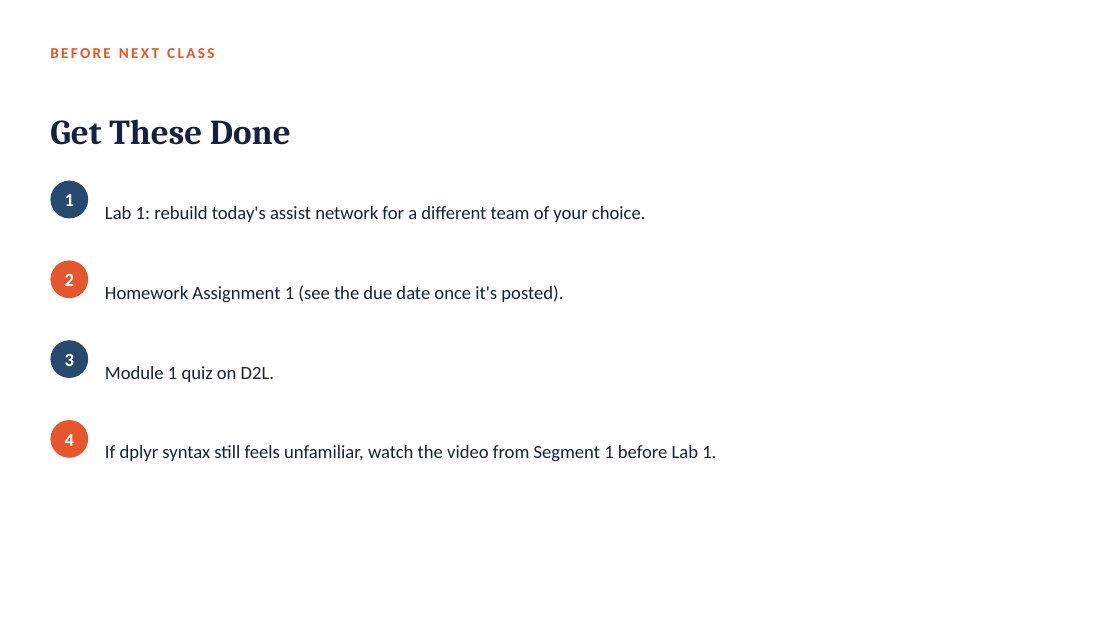
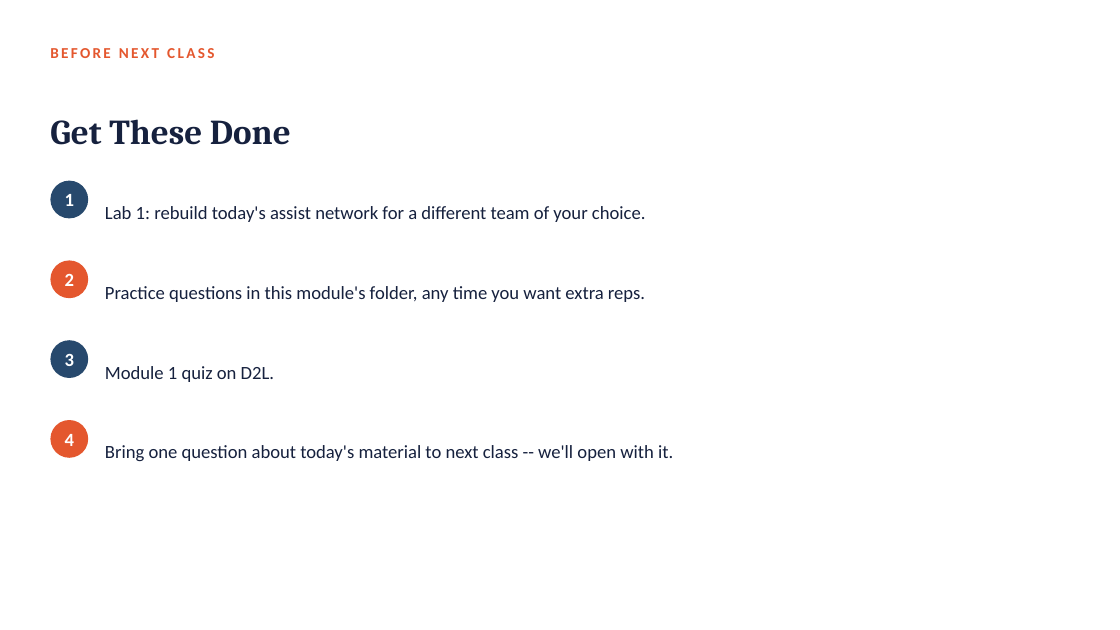
Before and after one commit to fmurital/Teaching-Curriculum, a slide deck: slide 34 of Sports-Analytics-Graduate/01_Getting_Started_with_Advanced_Basketball_Analytics/Lecture_Slides/Module01_Getting_Started_with_Advanced_Basketball_Analytics.pptx (slide 37 before the commit). Drawn at 1120x630 pixels with LibreOffice and Linux fonts; fonts in the diff are those of the drawing. Boxes give left, top, right and bottom in pixels: in the first picture for what was removed or moved away, otherwise in the second. Text is boxed around its words. In the diff, an @@ line names an element or a change of style, - is before the commit and + after.

Commit message:
Correct graduate course: build syllabus/schedule/admin, switch to course-wide Assignments/Midterm/Final structure, remove per-module homework, fix video policy and cross-course references in Modules 1-2

```diff
--- a/Sports-Analytics-Graduate/01_Getting_Started_with_Advanced_Basketball_Analytics/Lecture_Slides/Module01_Getting_Started_with_Advanced_Basketball_Analytics.pptx
+++ b/Sports-Analytics-Graduate/01_Getting_Started_with_Advanced_Basketball_Analytics/Lecture_Slides/Module01_Getting_Started_with_Advanced_Basketball_Analytics.pptx
@@ text at (105, 286, 645, 302): text changed @@
-Homework Assignment 1 (see the due date once it's posted).
+Practice questions in this module's folder, any time you want extra reps.
@@ text at (105, 445, 673, 461): text changed @@
-If dplyr syntax still feels unfamiliar, watch the video from Segment 1 before Lab 1.
+Bring one question about today's material to next class -- we'll open with it.
```
Also in this commit, not shown: 7 other slides changed, 3 slides removed, 16 other files.
